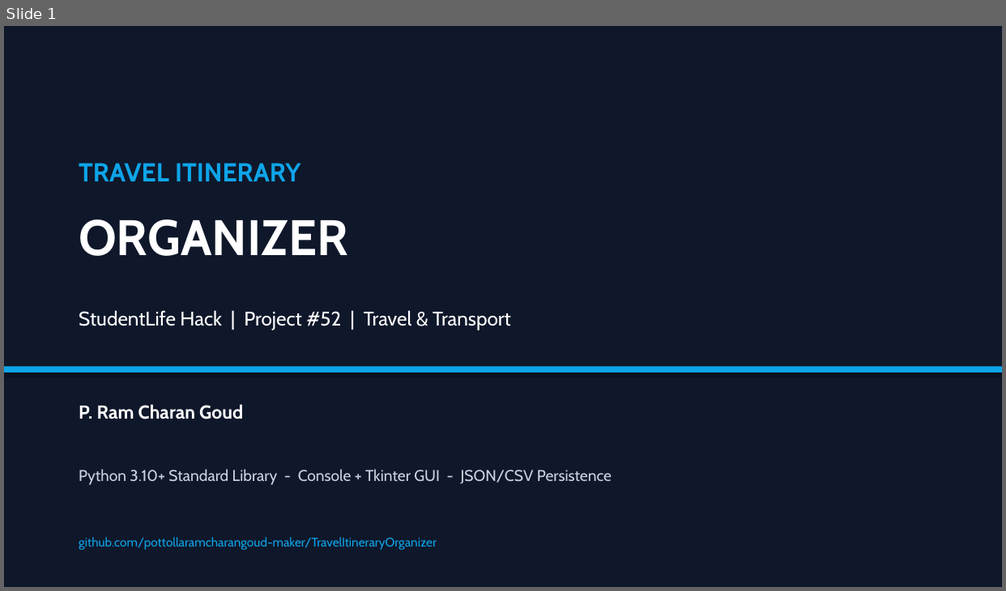
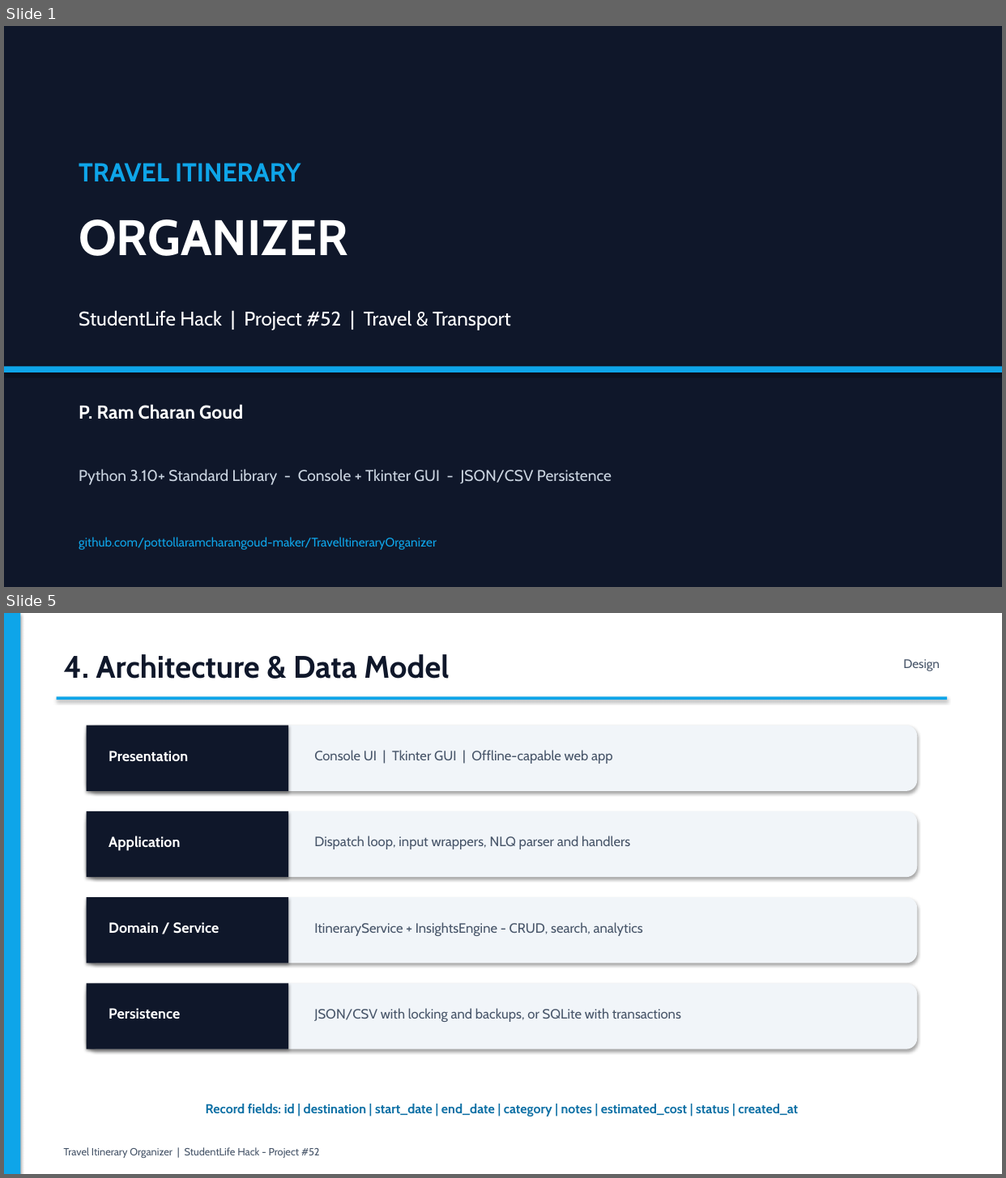
Before and after one commit to pottollaramcharangoud-maker/TravelItineraryOrganizer, a slide deck: TravelItineraryOrganizer_Presentation.pptx. Shown one above the other, each under a label of ours: slide 1 before the commit, slides 1 and 5 after it; the slides between them are not shown. The pictures are 1006x591 and 1006x1178 pixels, drawn with LibreOffice and Linux fonts; fonts in the diff are those of the drawing. Boxes give left, top, right and bottom in pixels: in the first picture for what was removed or moved away, otherwise in the second. Text is boxed around its words. In the diff, an @@ line names an element or a change of style, - is before the commit and + after.

```diff
--- a/TravelItineraryOrganizer_Presentation.pptx
+++ b/TravelItineraryOrganizer_Presentation.pptx
@@ slide 5 added at [4, 613, 1002, 1174], background #FFFFFF @@
@@ rectangle added at [4, 613, 1002, 1174], fill #FFFFFF @@
@@ rectangle added at [4, 613, 20, 1174], fill #0EA5E9 @@
@@ text added at [64, 654, 449, 679], 30 pt, text #0F172A, bold @@
+4. Architecture & Data Model
@@ text added at [903, 659, 940, 671], 12 pt, text #475569 @@
+Design
@@ rectangle added at [57, 697, 948, 700], fill #0EA5E9 @@
@@ rounded rectangle added at [87, 726, 918, 791], fill #F1F5F9 @@
@@ rectangle added at [87, 726, 288, 791], fill #0F172A @@
@@ text added at [108, 751, 188, 762], 14 pt, text #FFFFFF, bold @@
+Presentation
@@ text added at [314, 750, 613, 764], 13 pt, text #475569 @@
+Console UI | Tkinter GUI | Offline-capable web app
@@ rounded rectangle added at [87, 811, 918, 877], fill #F1F5F9 @@
@@ rectangle added at [87, 811, 288, 877], fill #0F172A @@
@@ text added at [108, 836, 180, 851], 14 pt, text #FFFFFF, bold @@
+Application
@@ text added at [314, 836, 630, 850], 13 pt, text #475569 @@
+Dispatch loop, input wrappers, NLQ parser and handlers
@@ rounded rectangle added at [87, 897, 918, 964], fill #F1F5F9 @@
@@ rectangle added at [87, 897, 288, 964], fill #0F172A @@
@@ text added at [108, 922, 219, 934], 14 pt, text #FFFFFF, bold @@
+Domain / Service
@@ text added at [314, 922, 643, 936], 13 pt, text #475569 @@
+ItineraryService + InsightsEngine - CRUD, search, analytics
@@ rounded rectangle added at [87, 983, 918, 1050], fill #F1F5F9 @@
@@ rectangle added at [87, 983, 288, 1050], fill #0F172A @@
@@ text added at [108, 1008, 180, 1020], 14 pt, text #FFFFFF, bold @@
+Persistence
@@ text added at [314, 1008, 681, 1022], 13 pt, text #475569 @@
+JSON/CSV with locking and backups, or SQLite with transactions
@@ text added at [206, 1104, 798, 1117], 12.5 pt, text #0E70A5, bold @@
+Record fields: id | destination | start_date | end_date | category | notes | estimated_cost | status | created_at
@@ text added at [64, 1148, 320, 1158], 10 pt, text #475569 @@
+Travel Itinerary Organizer | StudentLife Hack - Project #52
```
Also in this commit, not shown: 7 slides changed, 3 slides removed, 1 other file.
